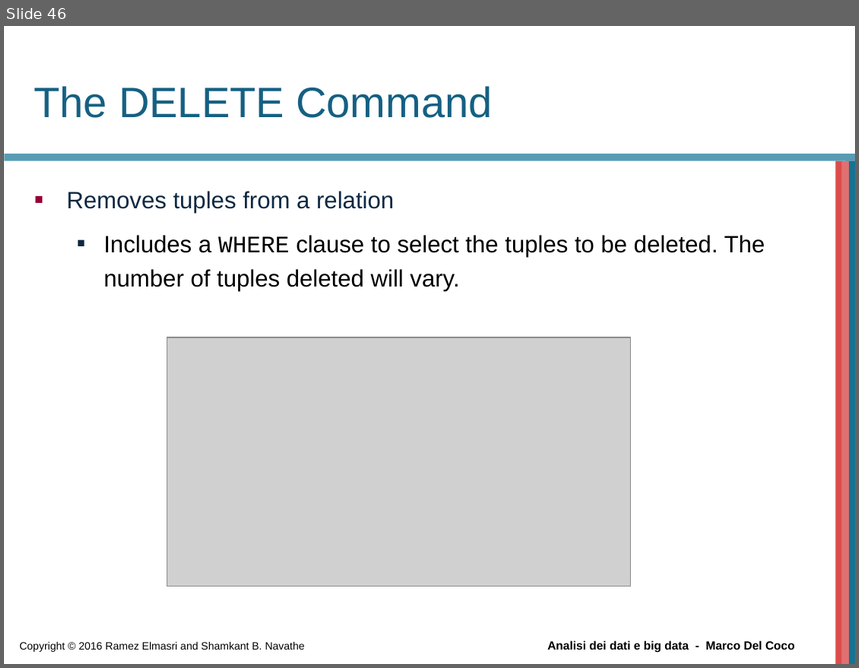
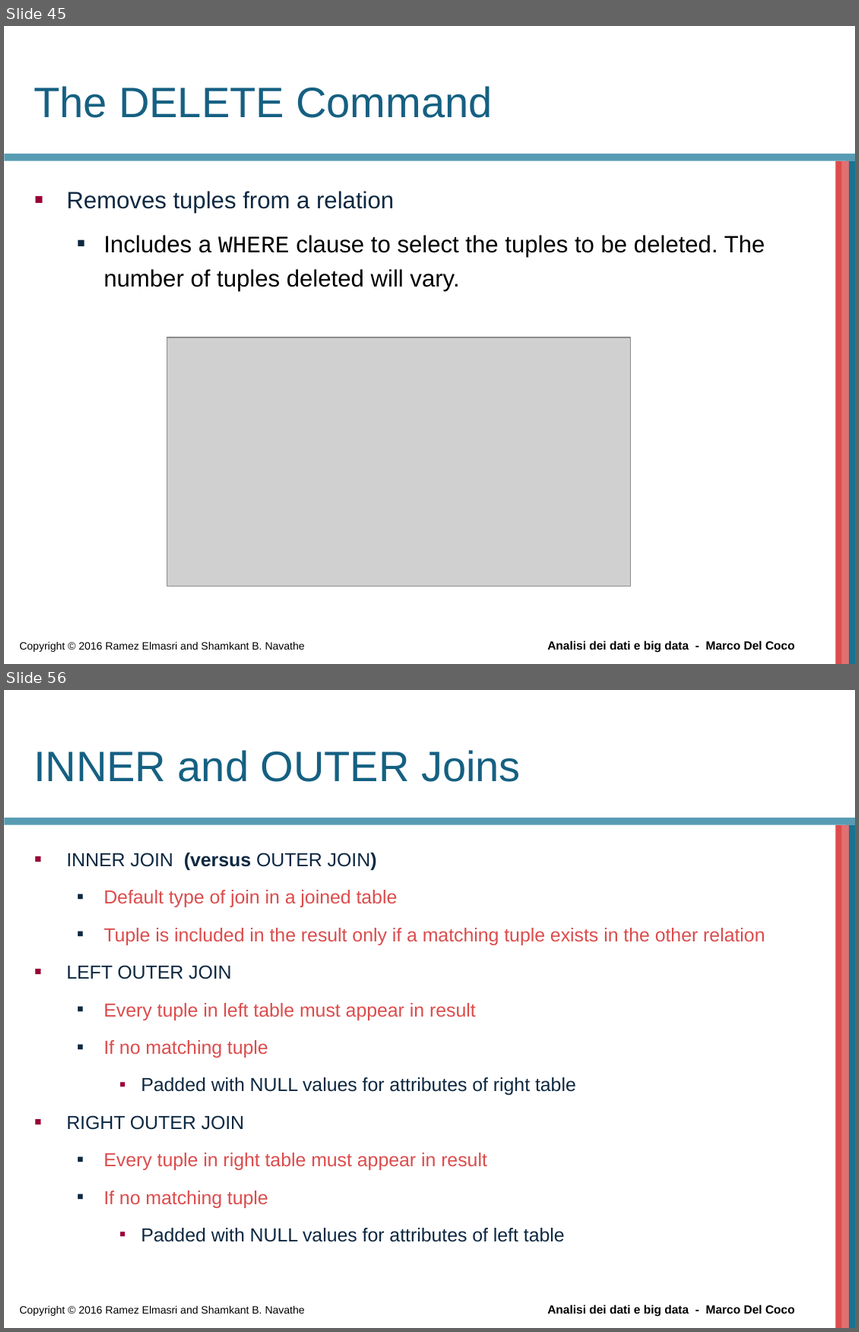
Before and after one commit to beppe2hd/AnalisiDati_BigData, a slide deck: materials/Chapter06.ppt. Shown one above the other, each under a label of ours: slide 46 before the commit, slides 45 and 56 after it; the slides between them are not shown. The pictures are 859x668 and 859x1332 pixels, drawn with LibreOffice and Linux fonts; fonts in the diff are those of the drawing; grey boxes stand for pictures; background and template pictures are left out. Boxes give left, top, right and bottom in pixels: in the first picture for what was removed or moved away, otherwise in the second. Text is boxed around its words. In the diff, an @@ line names an element or a change of style, - is before the commit and + after.

Commit message:
update join lesson

```diff
--- a/materials/Chapter06.ppt
+++ b/materials/Chapter06.ppt
@@ slide 56 added at (4, 690, 855, 1328), background #FFFFFF; not listed: 6 template elements that a slide beside it also shows @@
@@ title added at (34, 750, 521, 782), 36 pt, text #156082 @@
+INNER and OUTER Joins
@@ text added at (66, 853, 765, 1243), 16 pt, text #DC4C4C @@
+■ INNER JOIN (versus OUTER JOIN)
+  ■ Default type of join in a joined table
+  ■ Tuple is included in the result only if a matching tuple exists in the other relation
+■ LEFT OUTER JOIN
+  ■ Every tuple in left table must appear in result
+  ■ If no matching tuple
+    ■ Padded with NULL values for attributes of right table
+■ RIGHT OUTER JOIN
+  ■ Every tuple in right table must appear in result
+  ■ If no matching tuple
+    ■ Padded with NULL values for attributes of left table
@@ what was slide 46 is now slide 45 @@
```
Also in this commit, not shown: 4 slides changed, 15 other slides added, 1 slide removed, 2 other files.
